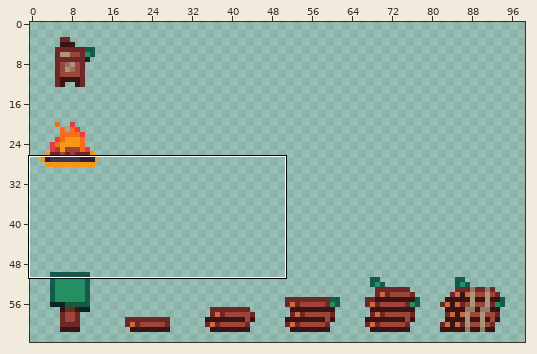
Two versions of one pixel-art file, Project Games/project BitCraft/Aseprite/Objects1.aseprite. The picture above shows the old version from afar; the outline marks the close-up.
Close-up. The starting point:
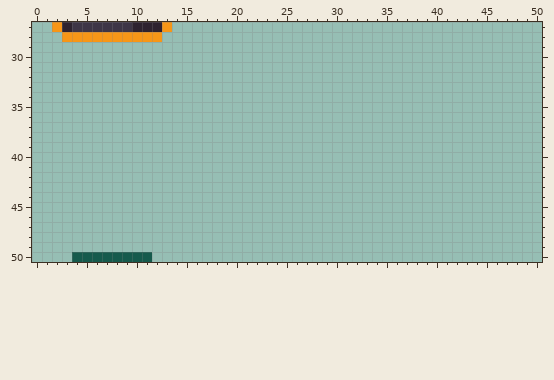
128x48 pixels, 1 frame. Shown: x 0..50, y 27..50. The old version is drawn lined up with the new one. The wide view leaves out empty margins.
The result:
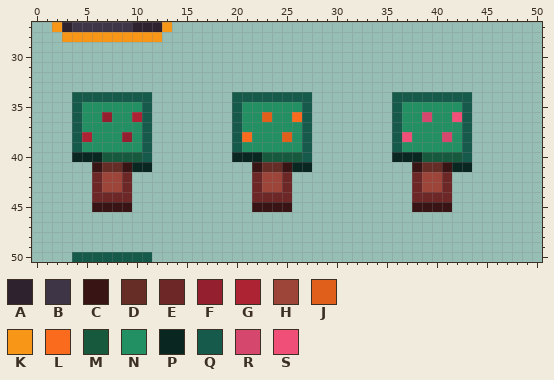
Palette (. is transparent): A #2e222f  B #3e3546  C #381414  D #662d26  E #6e2727  F #941f2f  G #ae2334  H #9e4539  J #e0601b  K #f79617  L #fb6b1d  M #16593d  N #239063  P #0a2620  Q #165a4c  R #d6476d  S #f04f78
The exact change:
canvas 128x48 -> 128x64; drawings rearranged on the sheet (the old picture shows each at its new place; 2 dropped ones are not shown)
Changed rows in their new state; - is an unchanged pixel.
first column x 4:
34 QQQQQQQQ--------QQQQQQQQ--------QQQQQQQQ
35 QNNNNNNQ--------QNNNNNNQ--------QNNNNNNQ
36 QNNFNNGQ--------QNNJNNLQ--------QNNRNNSQ
37 QNNNNNNQ--------QNNNNNNQ--------QNNNNNNQ
38 QGNNNFNQ--------QLNNNJNQ--------QSNNNRNQ
39 QNNNNNNQ--------QNNNNNNQ--------QNNNNNNQ
40 PPPMMMMQ--------PPPMMMMQ--------PPPMMMMQ
41 --CDDCPP----------CDDCPP----------CDDCPP
42 --EHHE------------EHHE------------EHHE--
43 --EHHE------------EHHE------------EHHE--
44 --EEEE------------EEEE------------EEEE--
45 --CCCC------------CCCC------------CCCC--
Changed places in both close-ups, as pixel boxes (x1, y1, x2, y2):
added: (72, 92, 152, 212)
added: (232, 92, 312, 212)
added: (392, 92, 472, 212)
